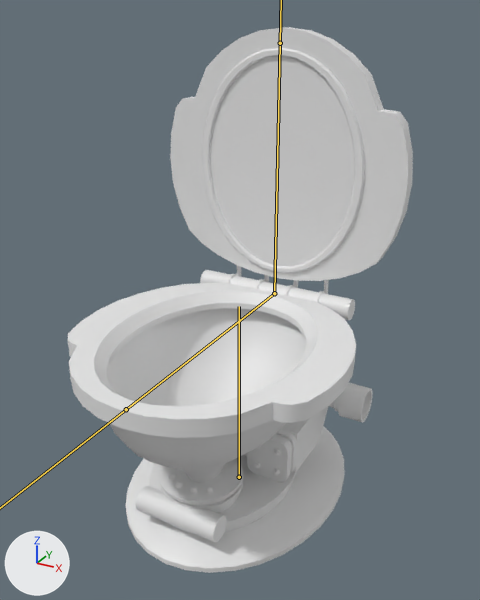
An edit to the FBX model Blender/submarine/toilet/toilet.fbx, drawn before and after from the same camera.
Both versions are drawn from a camera (50 mm lens) standing at (0.785, -1.423, 1.294) and looking at (0.032, -0.054, 0.61). The axes (+X, +Y, +Z) are drawn at lower left. The lights are the same throughout. The bones that bend it are drawn over the model as lines.

In view in the first picture: 'zachod.002'.
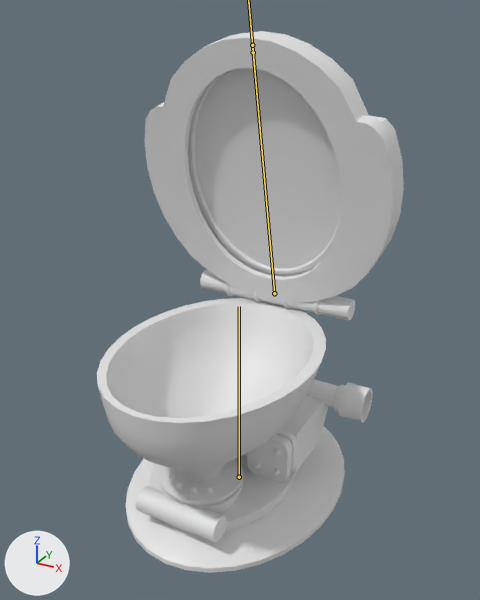
The newer file adds an action. The first version stands in its rest pose; the second is drawn at frame 31 of the action '0-2'.

Boxes [x1, y1, x2, y2] around the edits, measured in the pictures (480 x 600 px):
'zachod.002', posed (11% narrower)
    before: [68, 27, 413, 573]
    after: [97, 31, 404, 573]
bone 'Cover', root to tip
    before: (274, 293) to (280, 43)
    after: (274, 293) to (253, 52)
bone 'Seat', root to tip
    before: (274, 293) to (126, 409)
    after: (274, 293) to (252, 45)

What changed in the scene script:
```text
Change bone_cover:
    where bone_cover = bpy.data.objects['Arm_toilet'].pose.bones['Cover']  # child of 'Root'
    bone_cover.rotation_quaternion: (1.0, 0.0, 0.0, 0.0) -> (0.994, 0.106, 0.0, 0.0)  # degrees (0, 0, 0) -> degrees (12, 0, 0)
Change bone_seat:
    where bone_seat = bpy.data.objects['Arm_toilet'].pose.bones['Seat']  # child of 'Root'
    bone_seat.rotation_quaternion: (1.0, 0.0, 0.0, 0.0) -> (0.778, -0.628, 0.0, 0.0)  # degrees (0, 0, 0) -> degrees (-78, 0, 0)
```
